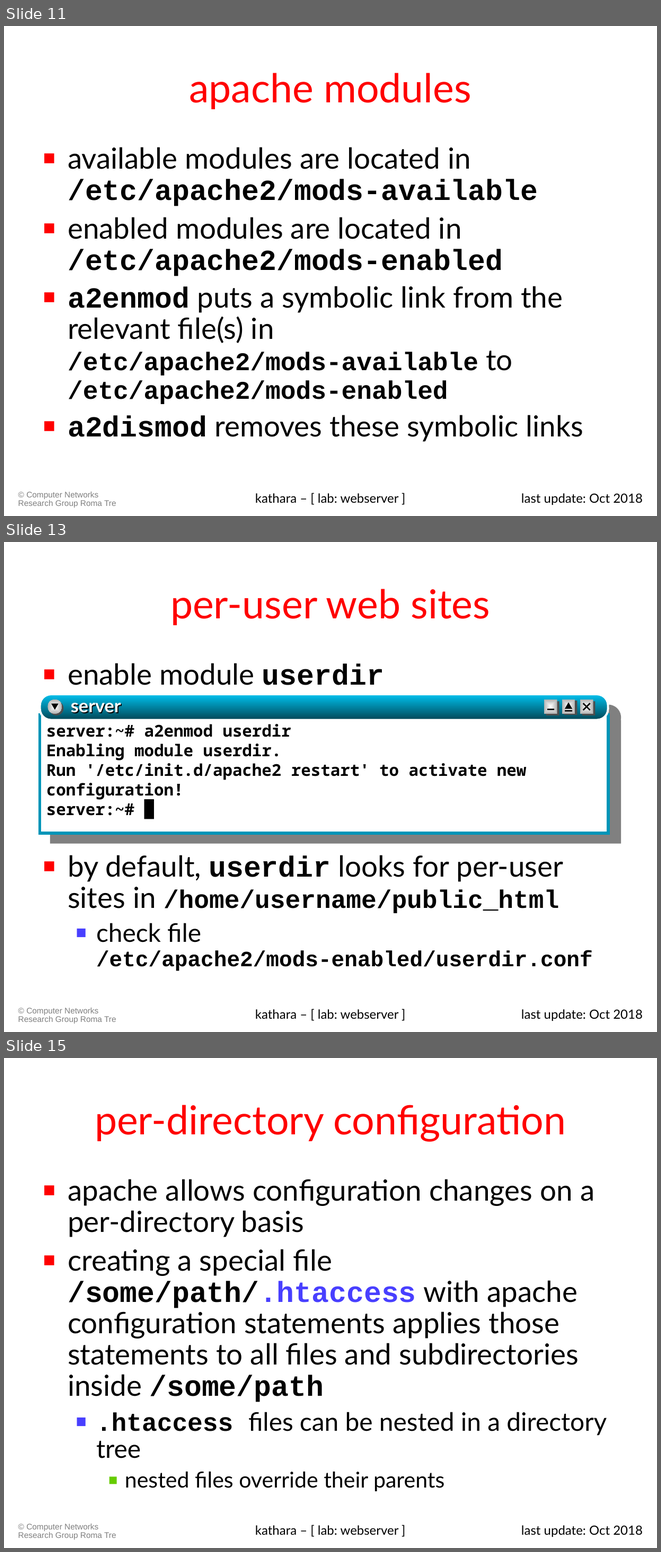
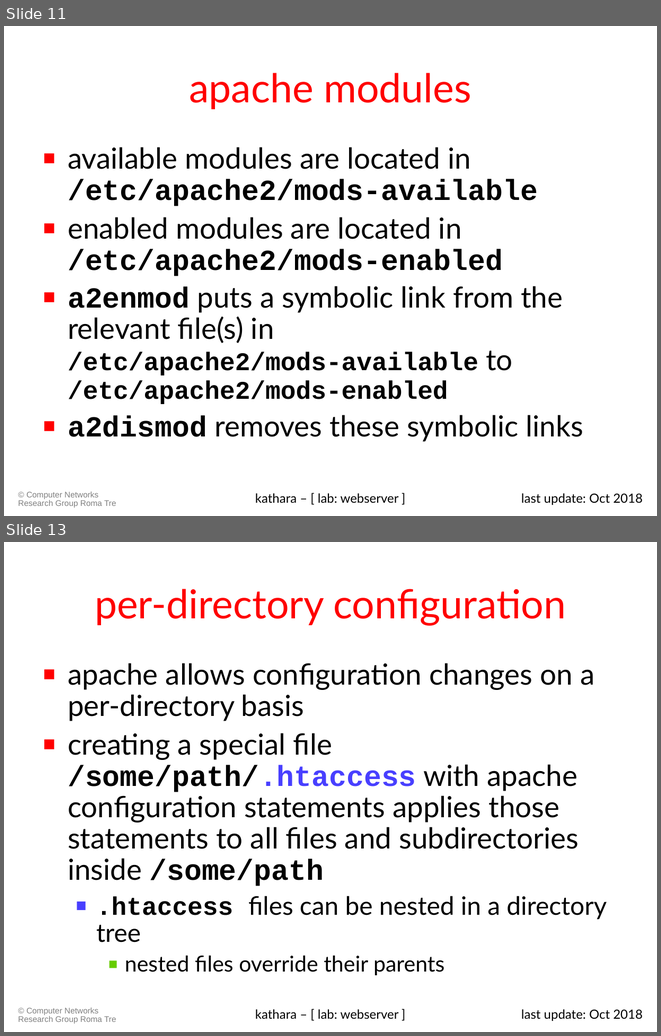
Before and after one commit to KatharaFramework/Kathara-Labs, a slide deck: Application Level/WebServer/008-kathara-lab_webserver.ppt. Shown one above the other, each under a label of ours: slides 11, 13 and 15 before the commit, slides 11 and 13 after it; the slides between them are not shown. The pictures are 661x1552 and 661x1036 pixels, drawn with LibreOffice and Linux fonts; fonts in the diff are those of the drawing. Boxes give left, top, right and bottom in pixels: in the first picture for what was removed or moved away, otherwise in the second. Text is boxed around its words. In the diff, an @@ line names an element or a change of style, - is before the commit and + after.

Commit message:
removed the part on userdir that does not work with kathara

```diff
--- a/Application Level/WebServer/008-kathara-lab_webserver.ppt
+++ b/Application Level/WebServer/008-kathara-lab_webserver.ppt
@@ slide 13 removed at (4,542,657,1032), background #FFFFFF; not listed: 1 template element that a slide beside it also shows @@
@@ title removed at (170,589,490,625) @@
-per-user web sites
@@ text removed at (68,663,593,971) @@
-■ enable module userdir
-■ by default, userdir looks for per-user sites in /home/username/public_html
-  ■ check file
-    /etc/apache2/mods-enabled/userdir.conf
@@ group removed at (40,694,620,844): 8 rectangles, 4 lines, 2 rounded rectangles, 2 ellipses, 2 triangles, 1 text @@
-server:~# a2enmod userdir
-Enabling module userdir.
-Run '/etc/init.d/apache2 restart' to activate new
-configuration!
-server:~# █
-server
@@ text removed at (255,1009,399,1018) @@
-kathara – [ lab: webserver ]
@@ text removed at (521,1009,643,1021) @@
-last update: Oct 2018
@@ what was slide 15 is now slide 13 @@
```
Also in this commit, not shown: 4 slides changed, 1 other slide removed, 1 other file.
